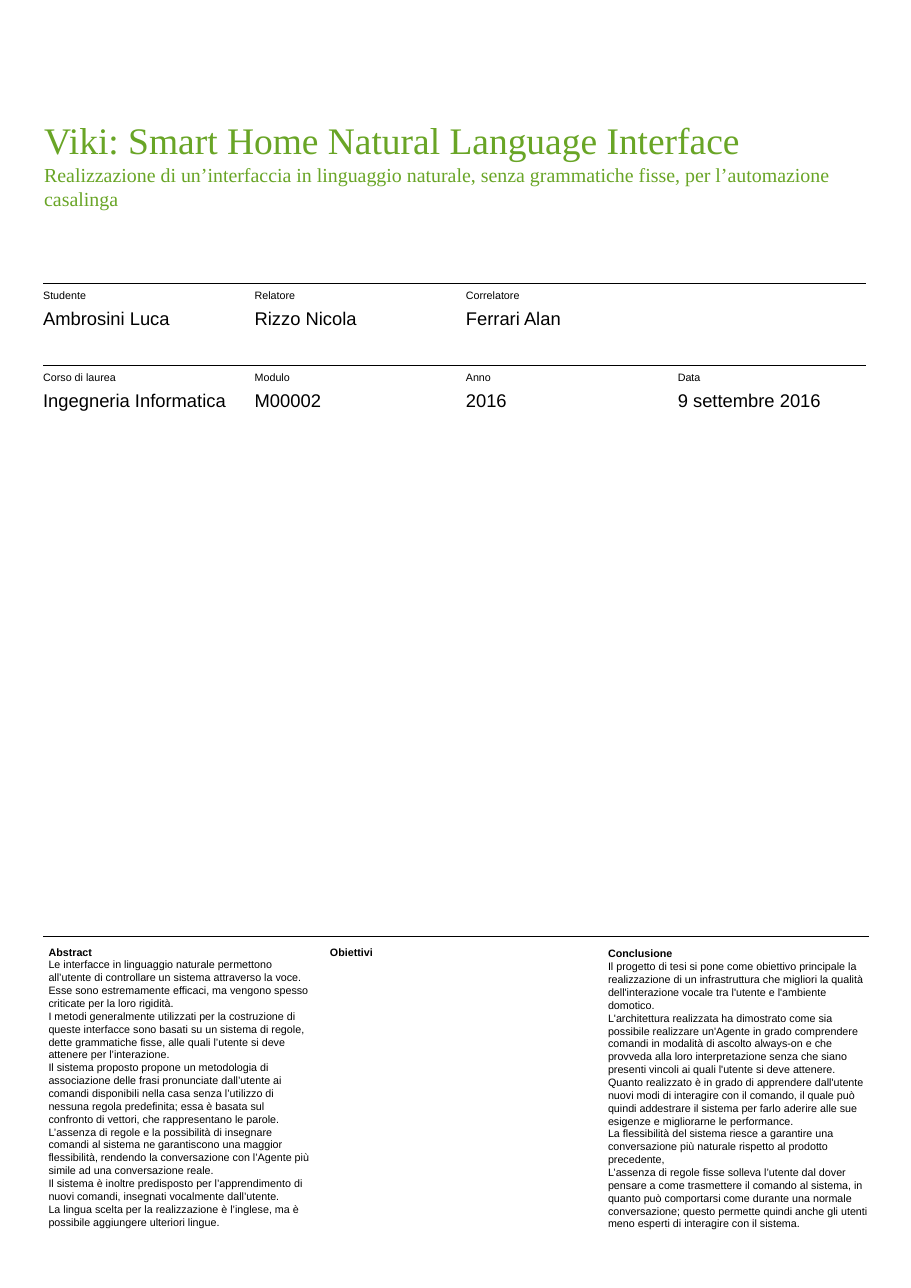
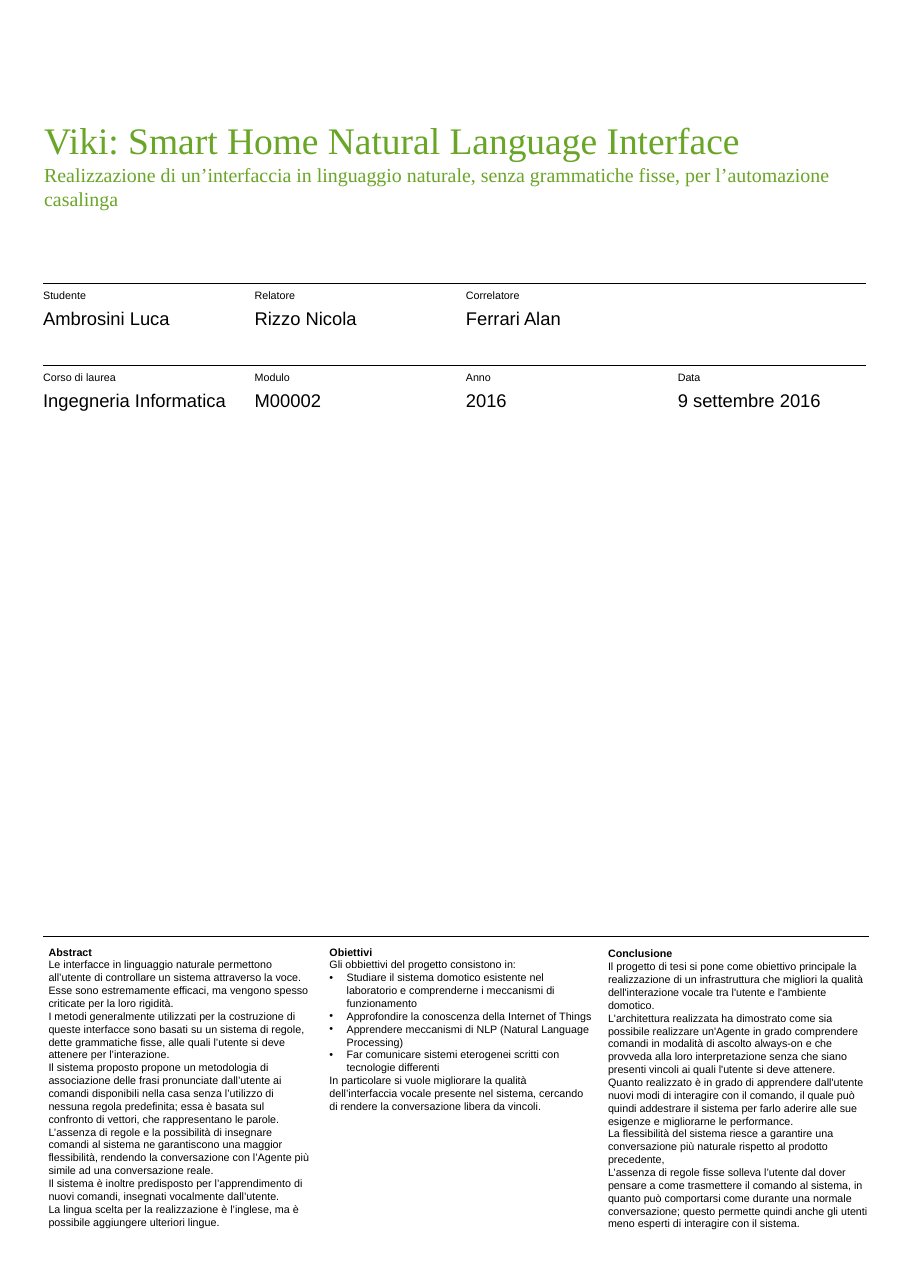
Before and after one commit to Ambros94/VikiHomeAgent, a slide deck: slide 1 of doc/poster.pptx. Drawn at 911x1288 pixels with LibreOffice and Linux fonts; fonts in the diff are those of the drawing; background and template pictures are left out. Boxes give left, top, right and bottom in pixels: in the first picture for what was removed or moved away, otherwise in the second. Text is boxed around its words. In the diff, an @@ line names an element or a change of style, - is before the commit and + after.

Commit message:
Doc : updated poster with objectives

```diff
--- a/doc/poster.pptx
+++ b/doc/poster.pptx
@@ text at bbox=[329, 960, 591, 1110]: paragraphs added @@
+Gli obbiettivi del progetto consistono in:
+• Studiare il sistema domotico esistente nel laboratorio e comprenderne i meccanismi di funzionamento
+• Approfondire la conoscenza della Internet of Things
+• Apprendere meccanismi di NLP (Natural Language Processing)
+• Far comunicare sistemi eterogenei scritti con tecnologie differenti
+In particolare si vuole migliorare la qualità dell’interfaccia vocale presente nel sistema, cercando di rendere la conversazione libera da vincoli.
```
